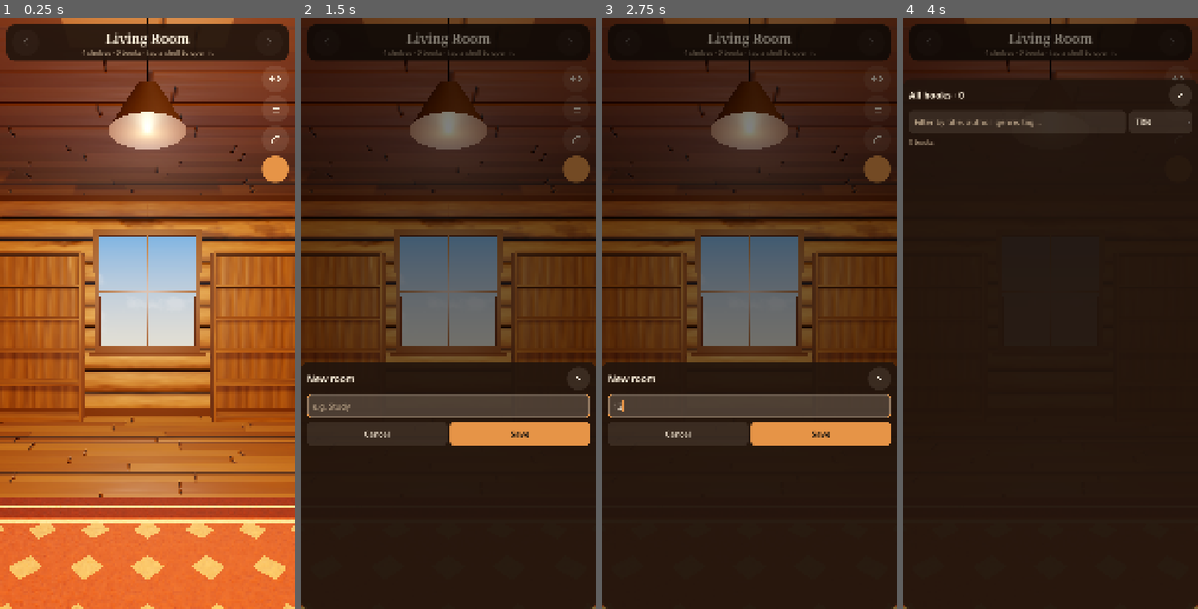
Above: before the commit, frames 1-4 (left to right).
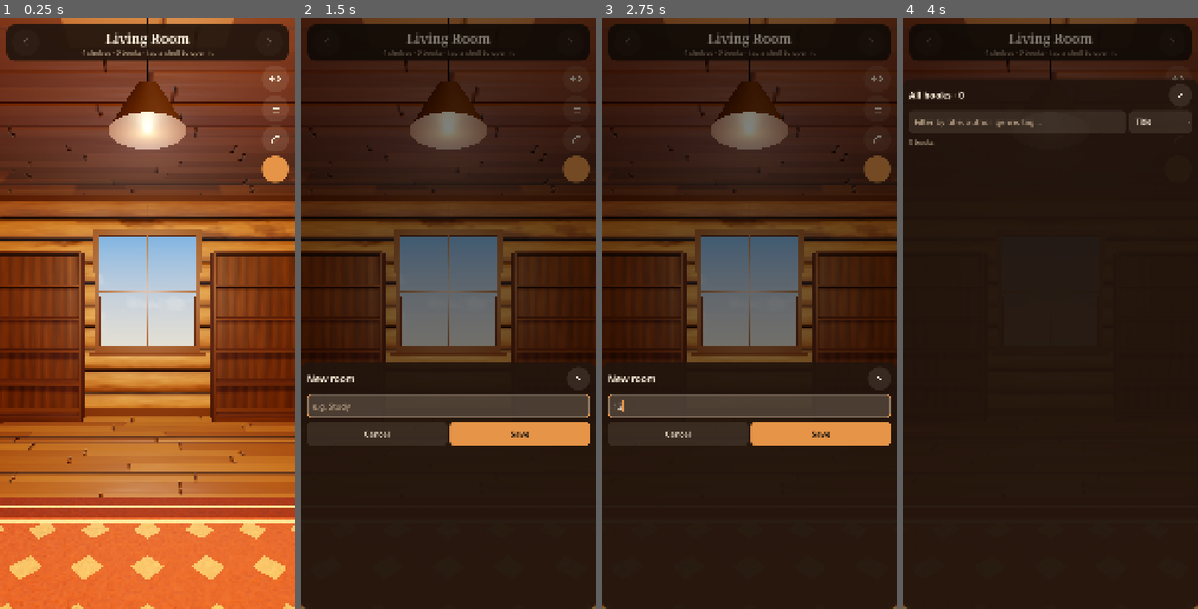
Above: after the commit, the same moments.

Repository: TheGoobsy/shelfcontrol
Game: Godot game, scene res://scenes/main.tscn
Same seed, same stepped clock (60 frames per second), same inputs: the game is played once before the commit and once after it.
Inputs (mouse positions are in pixels of both pictures, inside the frame that each line leads up to):
- Up to frame 1 (0.25 s): no input
- Up to frame 2 (1.5 s): click (448, 41) at 0.52 s; click "+ New room" at 1.25 s
- Up to frame 3 (2.75 s): click (749, 408) at 2.02 s; type "12" at 2.1 s
- Up to frame 4 (4 s): click (1177, 77) at 2.77 s; click (1177, 106) at 3.52 s

The runs differ from the first frame. In frame 1, 16% of the frame differs, in the area x 0-100%, y 39-69%; in frame 2, 7.2%; in frame 3, 7.3%; in frame 4, less than 0.1%.

Commit message:
Darker walnut shelves in Cozy Cabin; calmer grain and lighter bump
Co-Authored-By: Claude Fable 5.1 <noreply@anthropic.com>

Diff:
--- a/scripts/styles.gd
+++ b/scripts/styles.gd
@@ -20,7 +20,7 @@
 		"floor": {"shader": "planks", "color_a": Color(0.46, 0.30, 0.16), "color_b": Color(0.32, 0.19, 0.10), "roughness": 0.55},
 		"ceiling": {"shader": "planks", "color_a": Color(0.36, 0.23, 0.13), "color_b": Color(0.28, 0.17, 0.09), "roughness": 0.8},
 		"trim": Color(0.28, 0.17, 0.09),
-		"shelf": {"color_a": Color(0.46, 0.29, 0.15), "color_b": Color(0.30, 0.18, 0.09), "roughness": 0.55},
+		"shelf": {"color_a": Color(0.30, 0.18, 0.10), "color_b": Color(0.17, 0.10, 0.06), "roughness": 0.5},
 		"background": Color(0.05, 0.03, 0.02),
 		"ambient": Color(1.0, 0.80, 0.58), "ambient_energy": 0.45,
 		"sun": Color(1.0, 0.88, 0.70), "sun_energy": 1.3,
--- a/shaders/wood.gdshader
+++ b/shaders/wood.gdshader
@@ -8,7 +8,7 @@
 uniform vec3 color_b : source_color = vec3(0.36, 0.21, 0.10);
 uniform float grain_scale = 1.0;
 uniform float roughness_val : hint_range(0.0, 1.0) = 0.55;
-uniform float bump = 0.010;
+uniform float bump = 0.004;
 instance uniform vec3 box_size = vec3(1.0, 1.0, 1.0);
 
 varying highp vec3 lpos;
@@ -64,12 +64,12 @@
 		}
 		highp vec2 uv = vec2(u, v + seed * 0.37) * grain_scale;
 		float g = fbm3(vec2(uv.x * 1.6, uv.y * 10.0));
-		float rings = sin(uv.y * 42.0 + g * 7.0 + uv.x * 0.8) * 0.5 + 0.5;
+		float rings = sin(uv.y * 42.0 + g * 4.0 + uv.x * 0.6) * 0.5 + 0.5;
 		float streak = fbm3(vec2(uv.x * 4.0, uv.y * 20.0)) * 0.22;
 		base = mix(color_a, color_b, rings * 0.42 + g * 0.45 + streak);
 		// dark late-wood rings sit slightly proud and are a touch rougher
 		h = rings * 0.5;
-		rough = roughness_val + (rings - 0.5) * 0.18 + streak * 0.3;
+		rough = roughness_val + (rings - 0.5) * 0.12 + streak * 0.2;
 	}
 	NORMAL = bump_normal(NORMAL, VERTEX, h, bump);
 	ALBEDO = base;
